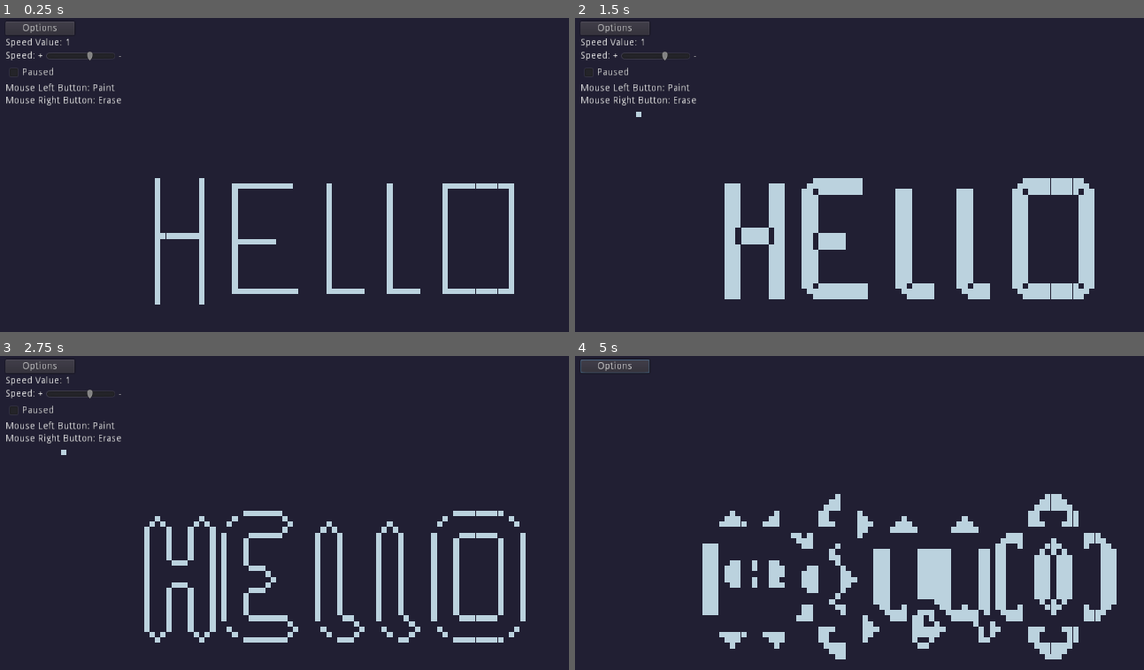
Above: before the commit, frames 1-4 (two rows, left to right).
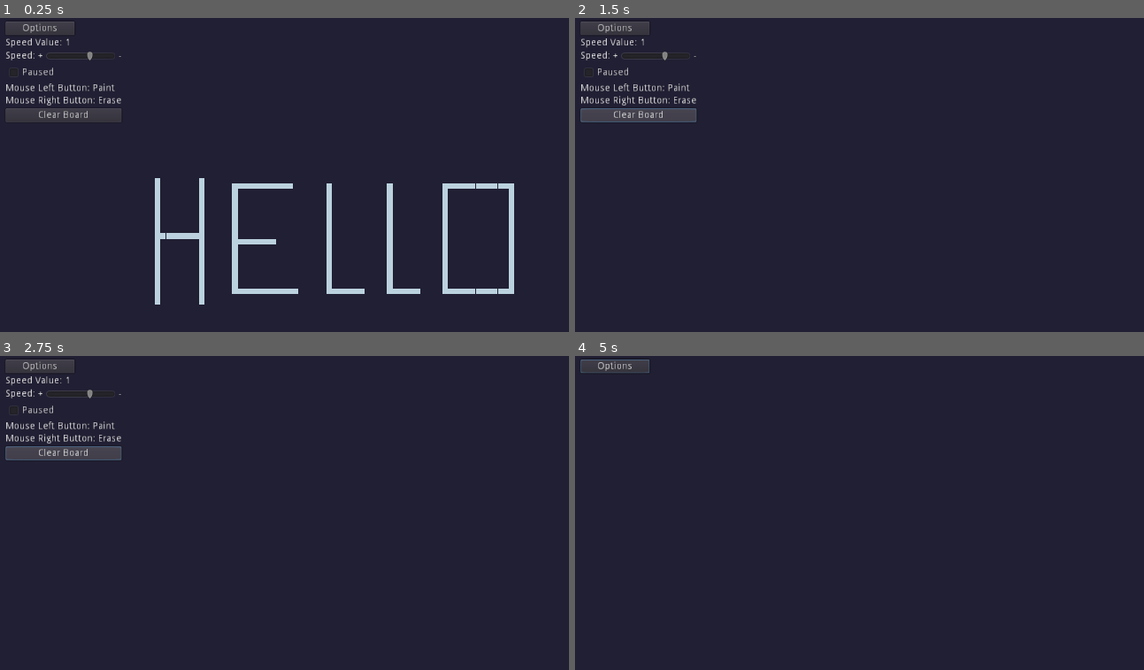
Above: after the commit, the same moments.

Repository: zMenta/Godot-Game-of-Life
Game: Godot game, scene res://main/Main.tscn
The game is run twice, just before and just after one commit, with the same random seed, the same clock (stepped at 60 frames per second) and the same inputs.
Inputs (mouse positions are in pixels of both pictures, inside the frame that each line leads up to):
- Up to frame 1 (0.25 s): no input
- Up to frame 2 (1.5 s): click (637, 115) at 0.5 s, where only the run after the commit has a clickable "Clear Board"; click (637, 115) at 1.25 s, where only the run after the commit has a clickable "Clear Board"
- Up to frame 3 (2.75 s): click (62, 453) at 2 s, where only the run after the commit has a clickable "Clear Board"
- Up to frame 4 (5 s): tap Enter at 2.75 s; move the mouse to (1087, 541) at 2.77 s; hold Right mouse button (erase) 2.78-3.5 s; click "Options" at 3.5 s; move the mouse to (785, 585) at 4.27 s; click (785, 585) at 4.35 s

The runs differ from the first frame. In frame 1, 0.6% of the frame differs, in the area x 0-22%, y 28-33%; in frame 2, 10%, in the area x 0-92%, y 28-90%; in frame 3, 6.7%; in frame 4, 9.9%.

Commit message:
clear board button and signals

Diff:
--- a/Game of Life/interface/Interface.gd
+++ b/Game of Life/interface/Interface.gd
@@ -2,6 +2,7 @@
 
 signal speed_changed(value)
 signal pause_mode_changed(value)
+signal board_clear_button_pressed
 
 onready var speed_slider : HSlider = $"%SpeedSlider"
 onready var speed_value : Label = $"%SpeedValue"
@@ -22,3 +23,7 @@
 
 func _on_BtnOptions_pressed() -> void:
 	options_menu.visible = not options_menu.visible
+
+
+func _on_BtnClearBoard_pressed() -> void:
+	emit_signal("board_clear_button_pressed")
--- a/Game of Life/interface/Interface.tscn
+++ b/Game of Life/interface/Interface.tscn
@@ -87,6 +87,13 @@
 margin_bottom = 98.0
 text = "Mouse Right Button: Erase"
 
+[node name="BtnClearBoard" type="Button" parent="MarginContainer/HeaderContainer/Options/ContentContainer"]
+margin_top = 102.0
+margin_right = 168.0
+margin_bottom = 122.0
+text = "Clear Board"
+
 [connection signal="pressed" from="MarginContainer/HeaderContainer/BtnOptions" to="." method="_on_BtnOptions_pressed"]
 [connection signal="value_changed" from="MarginContainer/HeaderContainer/Options/ContentContainer/SpeedContainer/SpeedSlider" to="." method="_on_SpeedSlider_value_changed"]
 [connection signal="toggled" from="MarginContainer/HeaderContainer/Options/ContentContainer/PauseButton" to="." method="_on_PauseButton_toggled"]
+[connection signal="pressed" from="MarginContainer/HeaderContainer/Options/ContentContainer/BtnClearBoard" to="." method="_on_BtnClearBoard_pressed"]
--- a/Game of Life/main/Main.gd
+++ b/Game of Life/main/Main.gd
@@ -7,3 +7,4 @@
 func _ready() -> void:
 	interface.connect("speed_changed", map, "_on_SpeedSlider_value_change")
 	interface.connect("pause_mode_changed", map, "_on_PauseButton_value_changed")
+	interface.connect("board_clear_button_pressed", map, "_on_BoardClear_pressed")
--- a/Game of Life/map/Map.gd
+++ b/Game of Life/map/Map.gd
@@ -98,3 +98,8 @@
 		generation_timer.stop()
 	else:
 		generation_timer.start()
+
+
+
+func _on_BoardClear_pressed() -> void:
+	clear_map()
